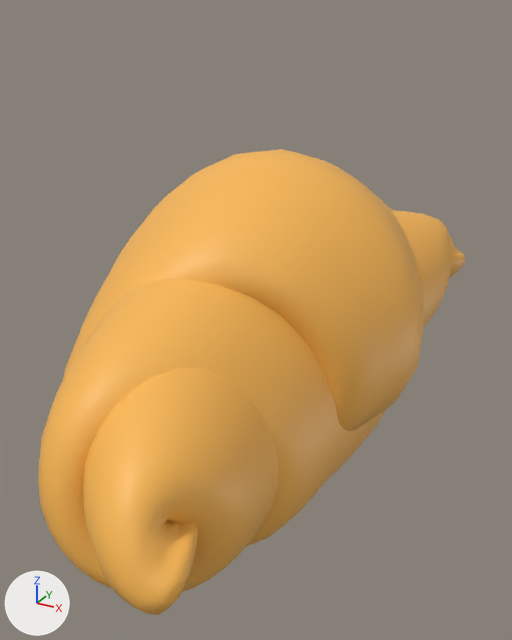
Two versions of the glTF model SilnikZTGK/CookingStation/Assets/models/skladniki/chleb/chleb2.gltf, one commit apart.
Camera for both pictures: a 50 mm lens placed at (0.742, -1.336, 0.793), pointed at (0.029, -0.04, 0.145). The lights are fixed; the arrows at lower left show +X, +Y and +Z. The older version comes first. Where no turn or scale is listed for an object, it has been applied to the vertices. Vertices at exactly the same position are counted once.
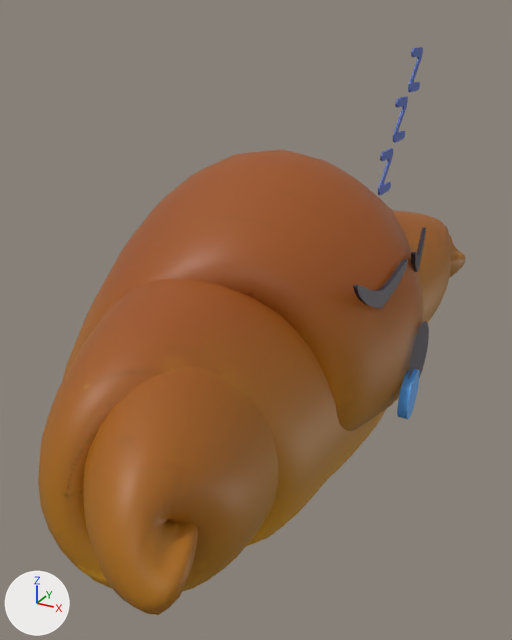
Where the change shows, as pixel boxes (x1, y1, x2, y2) in the pictures (512 x 640 px):
'Plane', recoloured, surface changed (orange to brown)
    both: (38, 149, 465, 615)
'Cube', added
    after: (353, 227, 426, 308)
'Circle.001', added (blue)
    after: (397, 369, 419, 419)
'Circle', added
    after: (409, 321, 429, 379)
'Plane.001', added
    after: (378, 148, 393, 195)
'Plane.002', added
    after: (393, 96, 408, 142)
'Plane.003', added
    after: (408, 47, 423, 92)

What changed in the scene script:
```text
Add img_chleb:
    img_chleb = load_image('chleb', 'chleb.png', 1024, 1024, 'sRGB')
Add mat_material:
    mat_material = principled_material('Material')
    mat_material.texture = img_chleb
Add mat_material_001:
    mat_material_001 = principled_material('Material.001')
    mat_material_001.texture = img_palette
Change me_plane:
    where me_plane.from_pydata(...)  # 3490 vertices, 6976 faces; spans x -0.36..0.4, y -0.8..0.8, z -0.25..0.52
    used by ob_plane; location = (0.0, 0.0, 0.0)
    remove me_plane.materials.append(mat_material_002)  # picture img_palette
    me_plane part 1: texture (UV) coordinates of 6976 of 6976 faces, centred in x -0.35..0.39, y -0.8..0.8, z -0.25..0.52, changed; they spanned u 0.91..0.95, v 0.43..0.46 and now span u 0.0..0.99, v 0.0..1.0
    add me_plane.materials.append(mat_material)  # picture img_chleb
Add me_circle_001:
    me_circle_001.from_pydata(...)  # 290 vertices, 576 faces; spans x 0.0998..0.1205, y -0.0861..-0.0169, z 0.0108..0.1085
    me_circle_001.materials.append(mat_material_001)  # picture img_palette
Add me_plane_003:
    me_plane_003.from_pydata(...)  # 258 vertices, 512 faces; spans x 0.2037..0.2082, y 0.3964..0.4752, z 0.608..0.7076
    me_plane_003.materials.append(mat_material_001)  # picture img_palette
Add me_plane_002:
    me_plane_002.from_pydata(...)  # 240 vertices, 476 faces; spans x 0.2037..0.2082, y 0.3078..0.3866, z 0.5028..0.6024
    me_plane_002.materials.append(mat_material_001)  # picture img_palette
Add me_plane_001:
    me_plane_001.from_pydata(...)  # 203 vertices, 402 faces; spans x 0.2037..0.2082, y 0.228..0.3069, z 0.3932..0.4928
    me_plane_001.materials.append(mat_material_001)  # picture img_palette
Add me_circle:
    me_circle.from_pydata(...)  # 32 vertices, 30 faces; spans x 0.3975, y -0.0659..0.0659, z 0.0584..0.2011
    me_circle.materials.append(mat_material_001)  # picture img_palette
Add me_cube_001:
    me_cube_001.from_pydata(...)  # 251 vertices, 494 faces; spans x 0.321..0.363, y -0.212..0.212, z 0.267..0.34
    me_cube_001.materials.append(mat_material_001)  # picture img_palette
Add ob_circle_001:
    ob_circle_001 = bpy.data.objects.new('Circle.001', me_circle_001)
    ob_circle_001.location = (0.286, 0.0, 0.0)
Add ob_plane_003:
    ob_plane_003 = bpy.data.objects.new('Plane.003', me_plane_003)
    ob_plane_003.location = (0.0, 0.0, 0.0)
Add ob_plane_002:
    ob_plane_002 = bpy.data.objects.new('Plane.002', me_plane_002)
    ob_plane_002.location = (0.0, 0.0, 0.0)
Add ob_plane_001:
    ob_plane_001 = bpy.data.objects.new('Plane.001', me_plane_001)
    ob_plane_001.location = (0.0, 0.0, 0.0)
Add ob_circle:
    ob_circle = bpy.data.objects.new('Circle', me_circle)
    ob_circle.location = (0.0, 0.0, 0.0)
Add ob_cube:
    ob_cube = bpy.data.objects.new('Cube', me_cube_001)
    ob_cube.location = (0.0, 0.0, 0.0)
```
